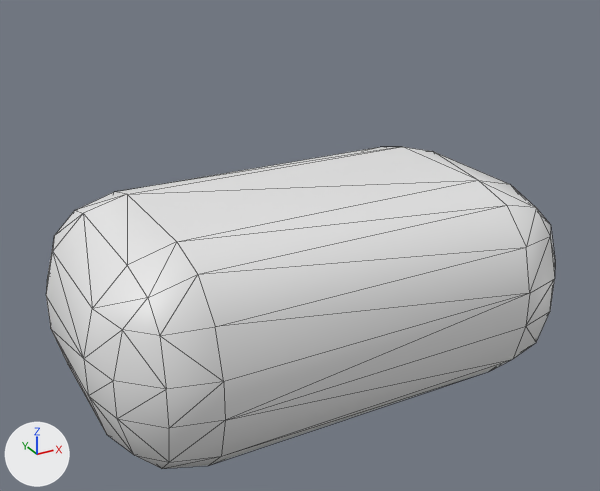
Before and after pictures for a commit that changed the OBJ model sandbox/assets/generated/models/sandbag_stack__bag_0_2.obj.
Rendered twice from a 50 mm camera at (-0.518, -0.923, 0.668) aimed at (-0.014, -0.007, 0.21). The axes (+X, +Y, +Z) are drawn at lower left. The lights are the same throughout. The picture after the commit comes second. Mesh edges are drawn as thin lines. Where no turn or scale is listed for an object, it has been applied to the vertices.

In view in the first picture: 'sandbag_stack__bag_0_2'.
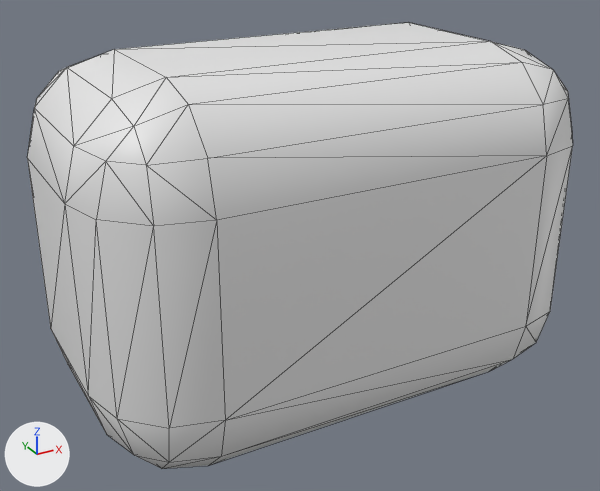
Location of each change, [x1, y1, x2, y2] in pixels of the pictures (600 x 491 px; the box of a moved part takes in the faces that stretch with it):
'sandbag_stack__bag_0_2', reshaped (7% wider, 39% taller): before [46, 147, 555, 469]; after [27, 22, 573, 469]
part 1 of me_sandbag_stack__bag_0_2, moved or reshaped: before [46, 147, 555, 428]; after [27, 22, 573, 428]

The change in detail:
me_sandbag_stack__bag_0_2 is used by ob_sandbag_stack__bag_0_2; location (0.0, 0.0, 0.0).
me_sandbag_stack__bag_0_2 had 96 vertices, 188 faces and spanned x -0.34..0.34, y -0.21..0.21, z 0.0..0.29.
me_sandbag_stack__bag_0_2 now has 96 vertices, 188 faces and spans x -0.34..0.34, y -0.21..0.21, z 0.0..0.479.
me_sandbag_stack__bag_0_2 part 1: all 48 vertices in x -0.34..0.34, y -0.21..0.21, z 0.17..0.29 are moved by (0.0, 0.0, 0.188).
